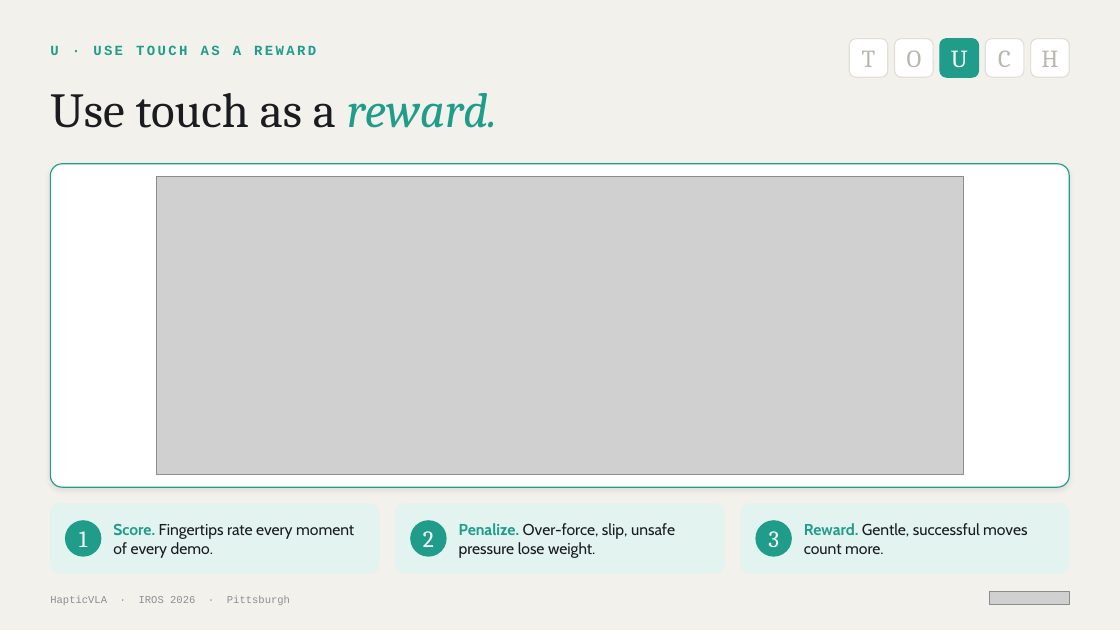
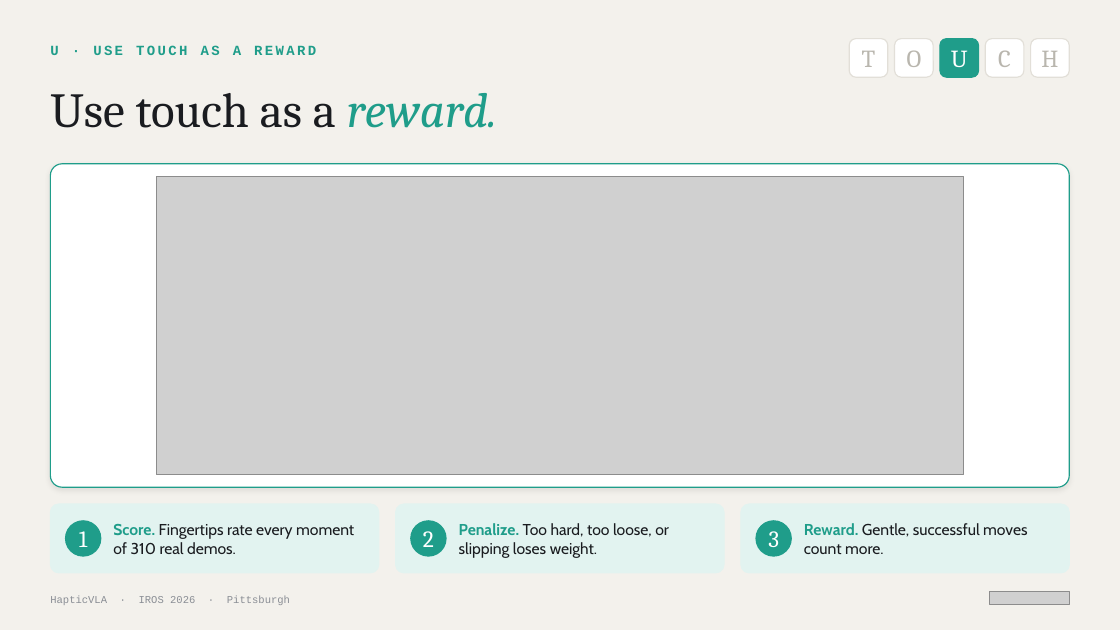
Before and after one commit to Advanced-Robotic-Manipulation/crab, a slide deck: slide 4 of docs/presentations/iros2026/HapticVLA_IROS2026_Lightning.pptx. Drawn at 1120x630 pixels with LibreOffice and Linux fonts; fonts in the diff are those of the drawing; grey boxes stand for pictures. Boxes give left, top, right and bottom in pixels: in the first picture for what was removed or moved away, otherwise in the second. Text is boxed around its words. In the diff, an @@ line names an element or a change of style, - is before the commit and + after.

```diff
--- a/docs/presentations/iros2026/HapticVLA_IROS2026_Lightning.pptx
+++ b/docs/presentations/iros2026/HapticVLA_IROS2026_Lightning.pptx
@@ text at bbox=[113, 524, 354, 554]: text changed @@
-Score. Fingertips rate every moment of every demo.
+Score. Fingertips rate every moment of 310 real demos.
@@ text at bbox=[459, 523, 669, 558]: text changed @@
-Penalize. Over-force, slip, unsafe pressure lose weight.
+Penalize. Too hard, too loose, or slipping loses weight.
```
Also in this commit, not shown: 1 other slide changed, 2 other files.
